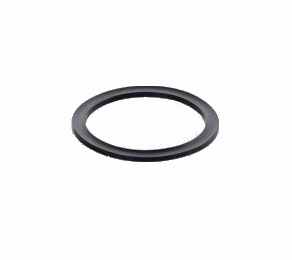
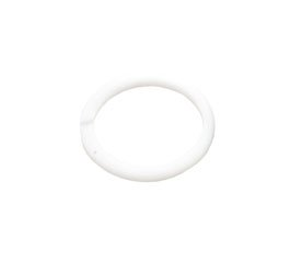
Two versions of the same layered image (w=292, h=260). Layer-by-layer changes:
added layer "Pasted Layer" above "Background" over [71, 77, 219, 186]
painted on "Background" over [71, 77, 219, 186]
